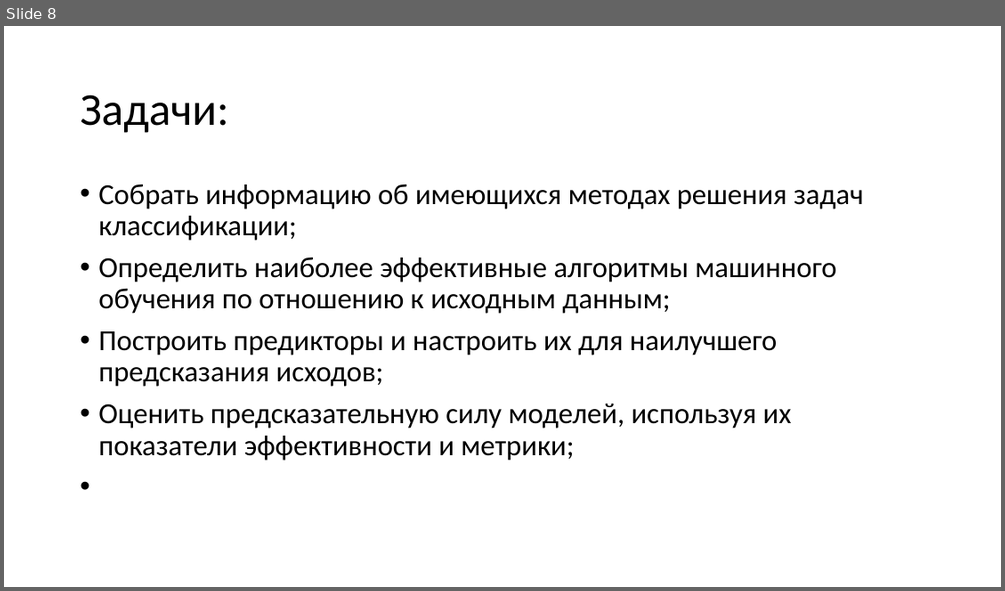
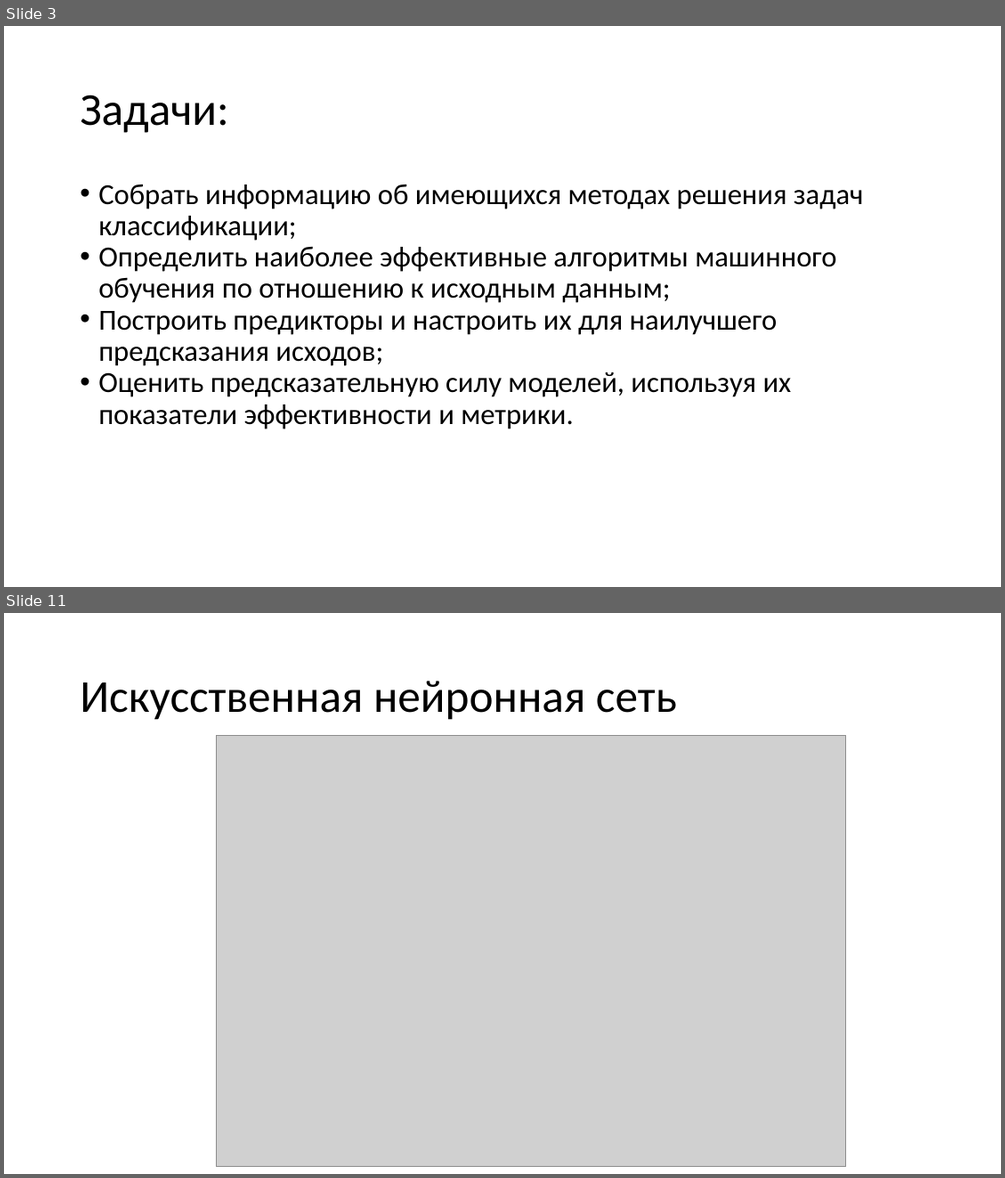
Before and after one commit to coffman21/d, a slide deck: p.pptx. Shown one above the other, each under a label of ours: slide 8 before the commit, slides 3 and 11 after it; the slides between them are not shown. The pictures are 1005x591 and 1005x1178 pixels, drawn with LibreOffice and Linux fonts; fonts in the diff are those of the drawing; grey boxes stand for pictures. Boxes give left, top, right and bottom in pixels: in the first picture for what was removed or moved away, otherwise in the second. Text is boxed around its words. In the diff, an @@ line names an element or a change of style, - is before the commit and + after.

```diff
--- a/p.pptx
+++ b/p.pptx
@@ slide 11 added at (4, 613, 1001, 1174), background #FFFFFF @@
@@ text added at (80, 681, 677, 720), 44 pt, text #000000 @@
+Искусственная нейронная сеть
@@ picture added at (216, 735, 846, 1167) @@
@@ what was slide 8 is now slide 3 @@
@@ slide 3 changed as well @@
@@ text at (98, 184, 864, 366): less space between paragraphs @@
@@ text at (98, 372, 792, 429): text changed @@
-• Оценить предсказательную силу моделей, используя их показатели эффективности и метрики;
+• Оценить предсказательную силу моделей, используя их показатели эффективности и метрики.
```
Also in this commit, not shown: 2 other slides changed, 10 other slides added, 5 slides removed, 1 other file.
